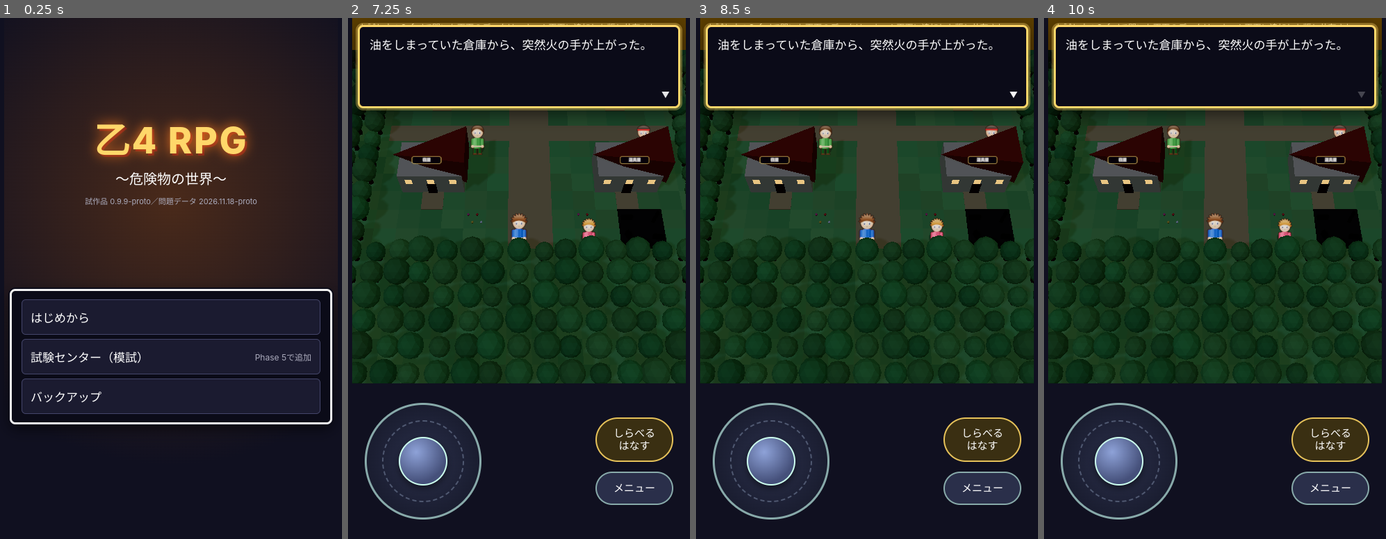
Above: before the commit, frames 1-4 (left to right).
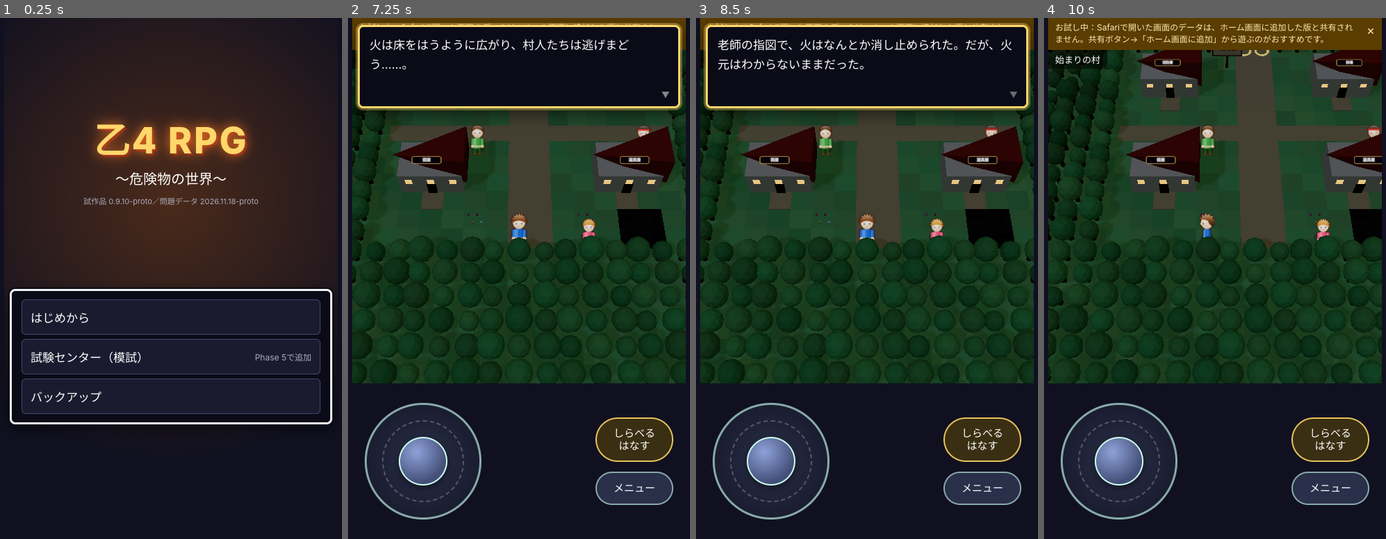
Above: after the commit, the same moments.

Repository: kenji111w-tech/otsu4-rpg
Game: browser game, page index.html
Same seed, same stepped clock (60 frames per second), same inputs: the game is played once before the commit and once after it.
Inputs (mouse positions are in pixels of both pictures, inside the frame that each line leads up to):
- Up to frame 1 (0.25 s): no input
- Up to frame 2 (7.25 s): click "はじめから" at 0.27 s; hold Right 1.03-1.53 s; click (519, 325) at 1.07 s; hold Down 1.58-1.85 s; click (450, 221) at 1.67 s; hold Left 1.9-2.47 s; click (587, 200) at 2.27 s; hold Up 2.52-2.82 s; click (570, 377) at 2.87 s; hold Right 2.87-3.53 s; click (436, 403) at 3.47 s; hold Up 3.58-3.82 s; hold Left 3.87-4.3 s; click (519, 174) at 4.07 s; hold Down 4.35-4.68 s; click (618, 299) at 4.67 s; hold Right 4.73-5.23 s; click (419, 273) at 5.27 s; hold Down 5.28-5.55 s; hold Left 5.6-6.17 s; click (484, 455) at 5.87 s; hold Up 6.22-6.52 s; click (553, 101) at 6.47 s; hold Right 6.57-7.23 s; click (519, 247) at 7.07 s
- Up to frame 3 (8.5 s): hold Up 7.28-7.52 s; hold Left 7.57-8 s; click (798, 184) at 7.67 s; hold Down 8.05-8.38 s; click (935, 163) at 8.27 s; hold Right from 8.43 s (still down)
- Up to frame 4 (10 s): click (1266, 283) at 8.87 s; release Right at 8.93 s; hold Down 8.98-9.25 s; hold Left 9.3-9.87 s; click (1132, 299) at 9.47 s

The runs differ from the first frame. In frame 1, 0.4% of the frame differs, in the area x 24-76%, y 34-36%; in frame 2, 0.9%; in frame 3, 1.2%; in frame 4, 29%, in the area x 1-99%, y 0-71%.

Commit message:
0.9.10：会話は画面のどこをタップしても次へ進むように
Co-Authored-By: Claude Opus 5.5 <noreply@anthropic.com>
Claude-Session: https://claude.ai/code/session_01FdwEJrVgQpfwdYBwJk7inr

Diff:
--- a/css/style.css
+++ b/css/style.css
@@ -32,6 +32,7 @@
 /* 戦闘中のメッセージは、敵の絵にかぶらないよう下に出す */
 #ui:has(.battle) .msg { top: auto; bottom: calc(10px + env(safe-area-inset-bottom)); }
 .msg .txt { white-space: pre-line; }
+.tapall { position: absolute; inset: 0; z-index: 59; background: transparent; -webkit-tap-highlight-color: transparent; }
 .msg .who { color: #ffd76a; font-size: 14px; margin-bottom: 2px; }
 .msg .next { position: absolute; right: 12px; bottom: 6px; font-size: 12px; animation: blink 1s infinite; }
 @keyframes blink { 50% { opacity: .2; } }
--- a/js/ui.js
+++ b/js/ui.js
@@ -20,7 +20,11 @@
       p.appendChild(el('div', 'txt', text));
       p.appendChild(el('div', 'next', '▼'));
     };
-    p.addEventListener('click', () => { i++; if (i >= lines.length) { close(p); res(); } else show(); });
+    // 画面のどこをタップしても次へ進む（会話の枠の外も）
+    const all = el('div', 'tapall', ''); layer.appendChild(all);
+    let t0 = Date.now();
+    const next = () => { if (Date.now() - t0 < 120) return; t0 = Date.now(); i++; if (i >= lines.length) { close(p); all.remove(); res(); } else show(); };
+    p.addEventListener('click', next); all.addEventListener('click', next);
     show();
   });
 }
--- a/js/util.js
+++ b/js/util.js
@@ -1,5 +1,5 @@
 // 共通の小道具
-export const APP_VERSION = '0.9.9-proto';
+export const APP_VERSION = '0.9.10-proto';
 export const SCHEMA_VERSION = 1;
 export const KEY = 'otsu4rpg:'; // GitHub Pages では同じユーザーの全リポジトリが保存領域を共有するため必ず付ける
 
--- a/sw.js
+++ b/sw.js
@@ -1,5 +1,5 @@
 // オフライン対応（仕様書 第16-4節）。版を上げるときは VERSION と js/util.js の APP_VERSION をそろえる
-const VERSION = '0.9.9-proto';
+const VERSION = '0.9.10-proto';
 const CACHE = 'otsu4rpg-' + VERSION;
 const FILES = ['./', 'index.html', 'manifest.json', 'css/style.css', 'icons/icon-192.png', 'icons/icon-512.png', 'icons/apple-touch-icon.png',
   'js/util.js', 'js/learn.js', 'js/sprites.js', 'js/art.js', 'js/ui.js', 'js/field.js', 'js/field3d.js', 'js/battle.js', 'js/game.js',
